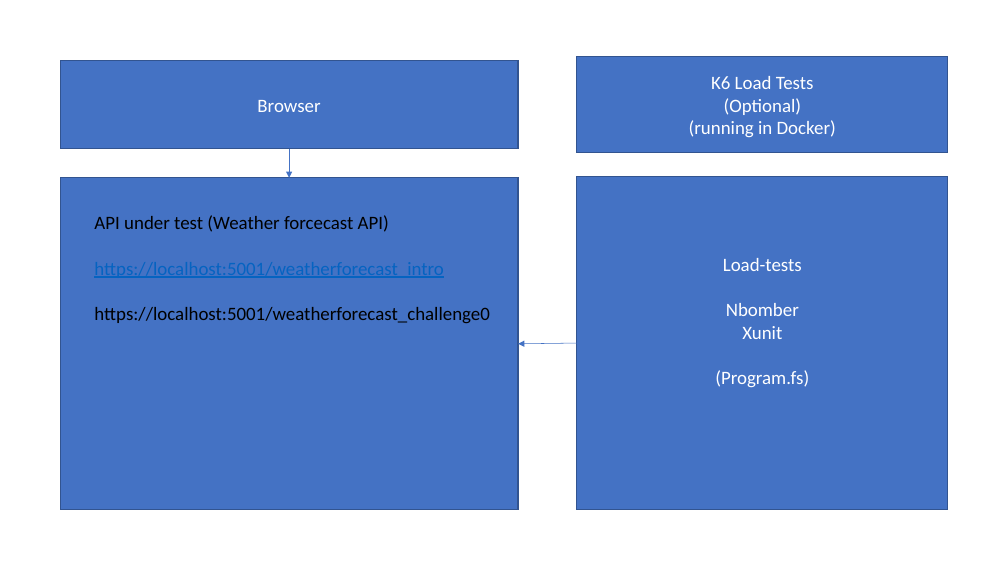
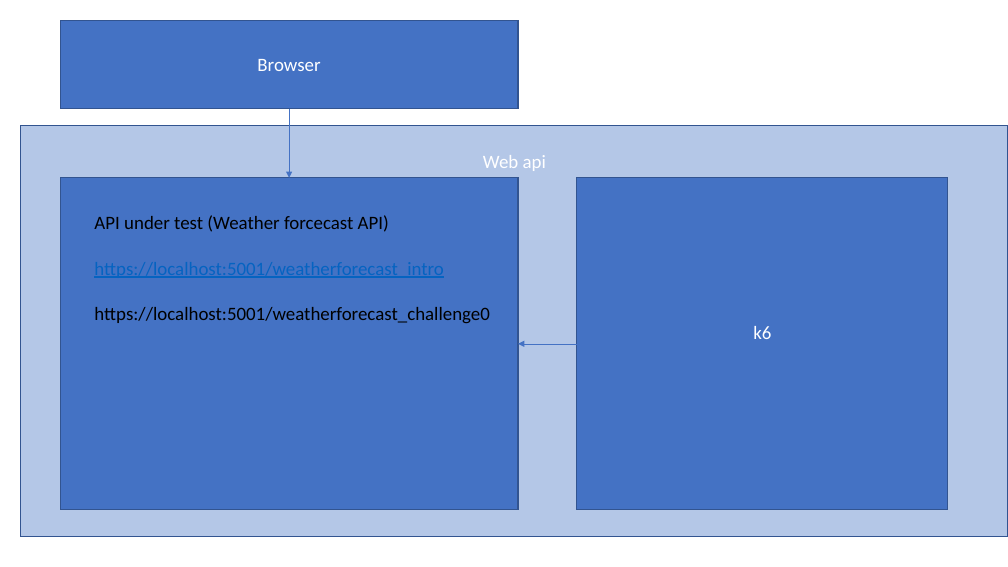
Before and after one commit to bjartnes/bounded-disturbances, a slide deck: slide 8 of Polly and Simmy workshop.pptm (slide 7 before the commit). Drawn at 1008x567 pixels with LibreOffice and Linux fonts; fonts in the diff are those of the drawing. Boxes give left, top, right and bottom in pixels: in the first picture for what was removed or moved away, otherwise in the second. Text is boxed around its words. In the diff, an @@ line names an element or a change of style, - is before the commit and + after.

Commit message:
Updating the presentation

```diff
--- a/Polly and Simmy workshop.pptm
+++ b/Polly and Simmy workshop.pptm
@@ rectangle "Browser": place and size @@
-rectangle "Browser" at [60, 60, 519, 149]
+rectangle "Browser" at [60, 20, 519, 109]
@@ rectangle removed at [577, 56, 948, 153] @@
-K6 Load Tests
-(Optional)
-(running in Docker)
@@ arrow moved from (289, 149) - (289, 178) to (289, 109) - (289, 178) @@
@@ rectangle added at [21, 126, 1008, 537], fill #B4C7E7, outline #325491 1 pt, 18 pt, text #FFFFFF @@
+Web api
@@ text in rectangle at [753, 326, 771, 339]: text changed @@
-Load-tests
-Nbomber
-Xunit
-(Program.fs)
+k6
```
Also in this commit, not shown: 7 slides added, 1 slide removed.
